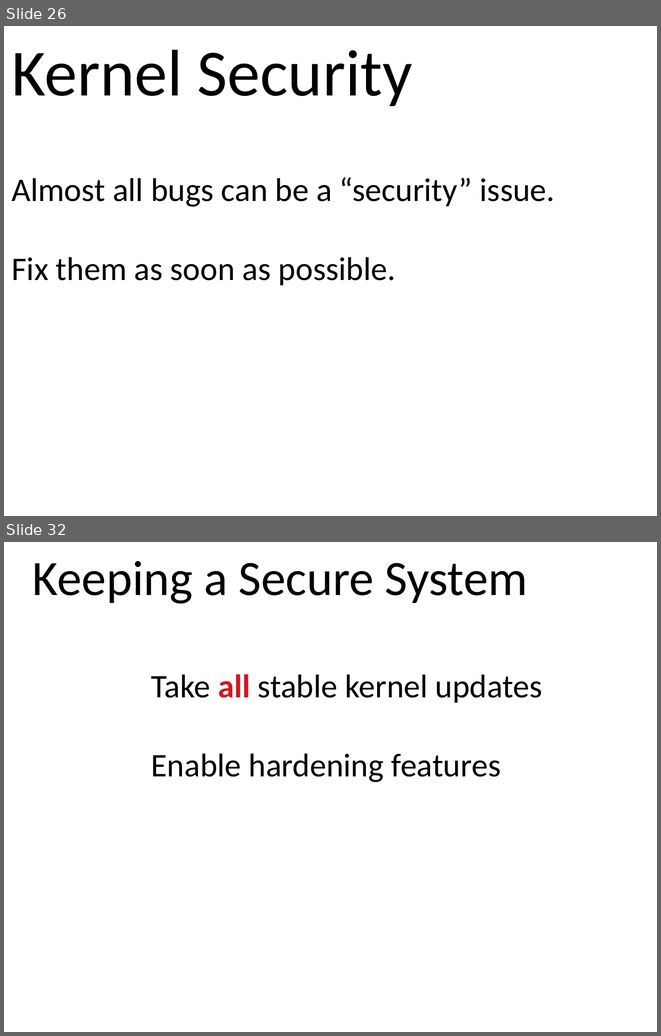
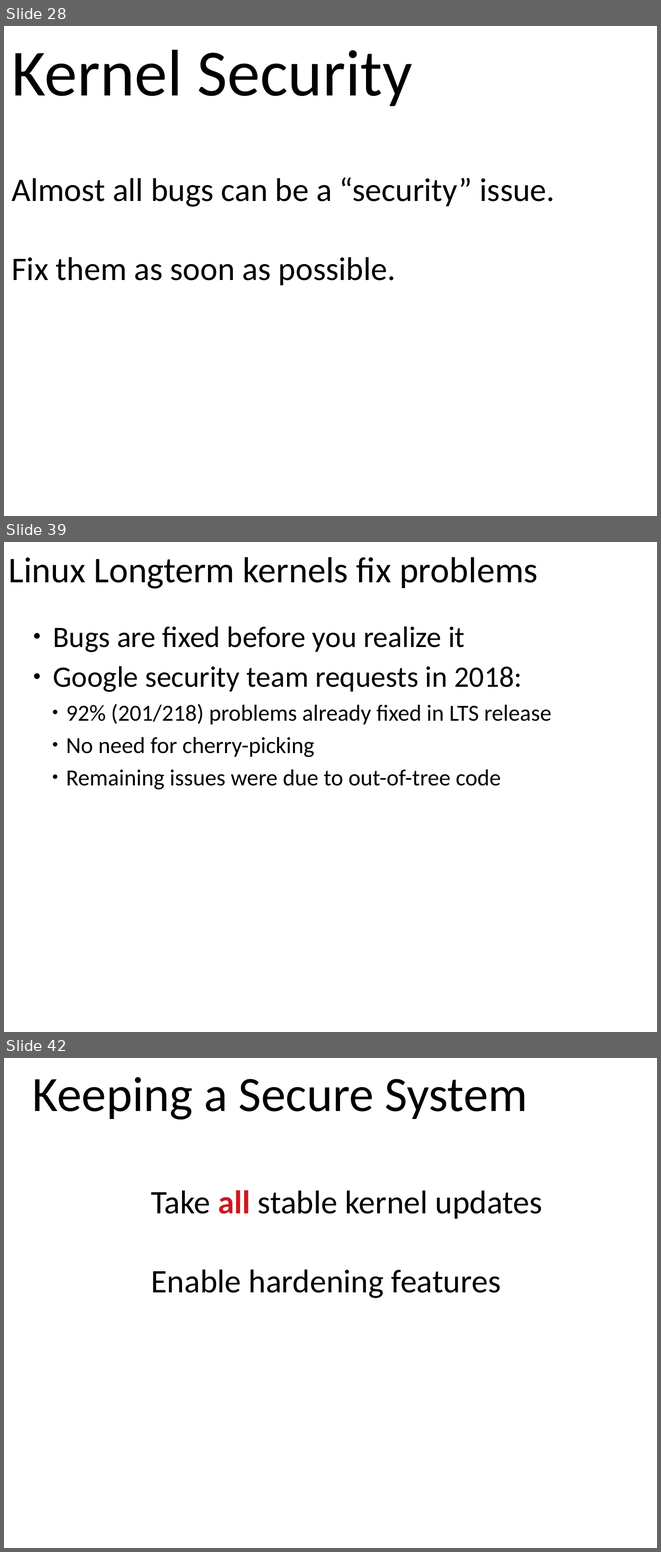
Before and after one commit to gregkh/presentation-release-model, a slide deck: release-model.odp. Shown one above the other, each under a label of ours: slides 26 and 32 before the commit, slides 28, 39 and 42 after it; the slides between them are not shown. The pictures are 661x1036 and 661x1552 pixels, drawn with LibreOffice and Linux fonts; fonts in the diff are those of the drawing. Boxes give left, top, right and bottom in pixels: in the first picture for what was removed or moved away, otherwise in the second. Text is boxed around its words. In the diff, an @@ line names an element or a change of style, - is before the commit and + after.

```diff
--- a/release-model.odp
+++ b/release-model.odp
@@ slide 39 added at (4, 542, 657, 1032), background #FFFFFF @@
@@ text added at (8, 557, 538, 589), 44 pt, text #000000 @@
+Linux Longterm kernels fix problems
@@ text added at (53, 626, 551, 790), 28 pt, text #000000 @@
+● Bugs are fixed before you realize it
+● Google security team requests in 2018:
+    ● 92% (201/218) problems already fixed in LTS release
+    ● No need for cherry-picking
+    ● Remaining issues were due to out-of-tree code
@@ what was slide 26 is now slide 28 @@
@@ what was slide 32 is now slide 42 @@
```
Also in this commit, not shown: 11 slides changed, 10 other slides added, 1 slide removed, 1 other file.
